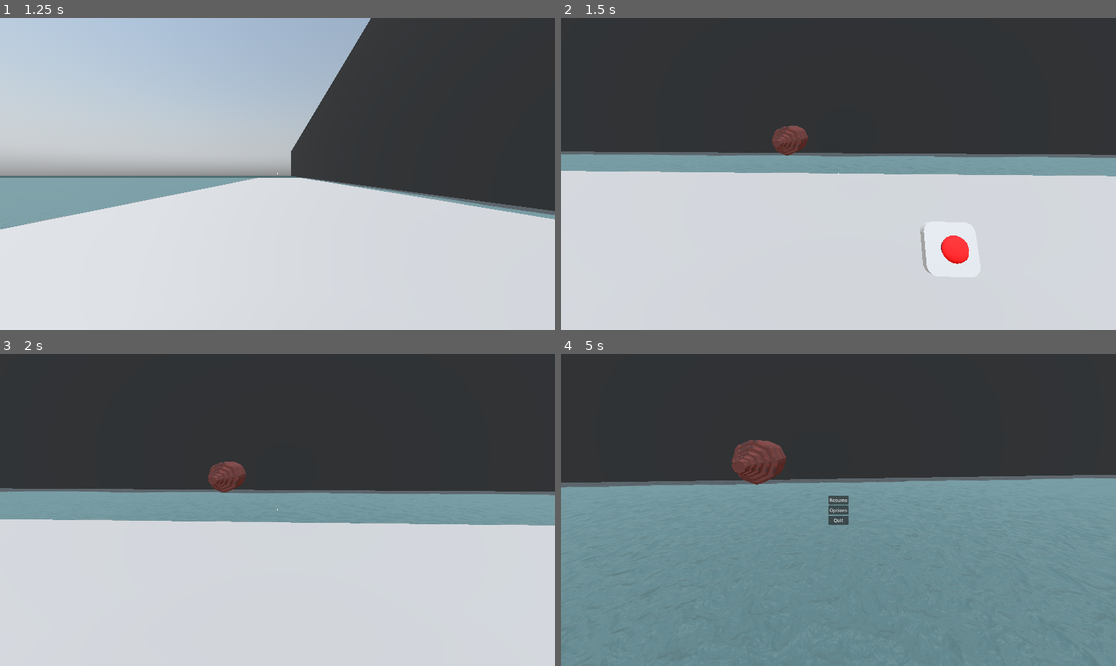
Above: before the commit, frames 1-4 (two rows, left to right).
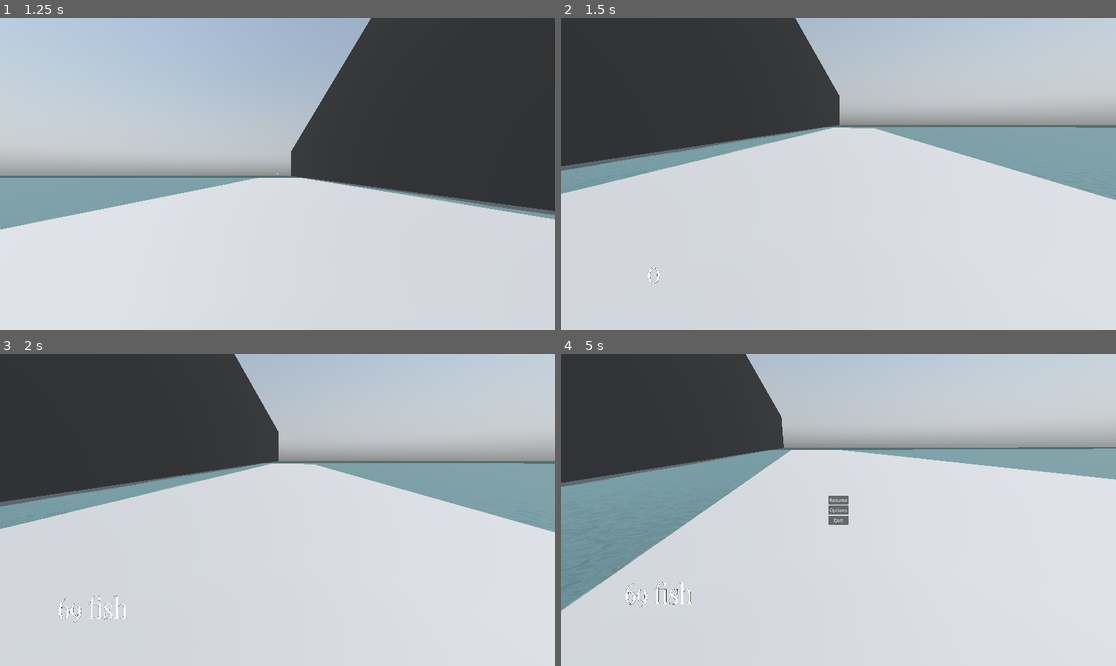
Above: after the commit, the same moments.

Repository: Nazsgull/FPS_Godot
Game: Godot game, scene res://scenes/UI/main_menu.tscn
Same seed, same stepped clock (60 frames per second), same inputs: the game is played once before the commit and once after it.
Inputs (mouse positions are in pixels of both pictures, inside the frame that each line leads up to):
- Up to frame 1 (1.25 s): click "Play" at 0.5 s
- Up to frame 2 (1.5 s): tap Enter (ui_accept) at 1.25 s; move the mouse to (866, 174) at 1.27 s; hold W (forward) from 1.28 s (still down); tap E (interact) at 1.35 s
- Up to frame 3 (2 s): keep holding W (forward); tap Enter (ui_accept) at 1.52 s
- Up to frame 4 (5 s): keep holding W (forward); move the mouse to (810, 510) at 2.02 s; tap Ctrl (crouch) at 2.1 s; tap Enter (ui_accept) at 2.27, 3.77, 4.52 s; tap E (interact) at 2.3, 2.85, 3.8, 4.55 s; move the mouse to (849, 503) at 2.77 s; move the mouse to (832, 516) at 3.52 s; click (832, 516) at 3.6 s; move the mouse to (877, 513) at 4.27 s; hold Shift (sprint) from 4.28 s (still down); tap Escape (Pause) at 4.9 s

Frame 1 is identical in both runs. In frame 2, 31% of the frame differs, in the area x 0-100%, y 0-86%; in frame 3, 33%; in frame 4, 80%, in the area x 0-100%, y 0-100%.

Commit message:
Banco de peces señalizado, pistón

Diff:
--- a/assets/materials/oxido_hierro.tres
+++ b/assets/materials/oxido_hierro.tres
@@ -13,7 +13,7 @@
 noise = SubResource("FastNoiseLite_k48at")
 
 [resource]
-albedo_color = Color(0.607843, 0.184314, 0.109804, 1)
+albedo_color = Color(0.415686, 0.113725, 0.0627451, 1)
 albedo_texture = SubResource("NoiseTexture2D_b0385")
 ao_enabled = true
 ao_light_affect = 1.0
--- a/scenes/maps/WaryWaters_WallMap.tscn
+++ b/scenes/maps/WaryWaters_WallMap.tscn
@@ -1,10 +1,11 @@
-[gd_scene load_steps=13 format=3 uid="uid://b2ddllldugrvc"]
+[gd_scene load_steps=14 format=3 uid="uid://b2ddllldugrvc"]
 
 [ext_resource type="PackedScene" uid="uid://g386sbqjtrjh" path="res://scenes/objects/water_plane.tscn" id="1_i0w1c"]
 [ext_resource type="Script" path="res://scripts/WaryWaters_WallMap.gd" id="1_yaoay"]
 [ext_resource type="PackedScene" uid="uid://cf6it4ih04vwy" path="res://scenes/objects/piston.tscn" id="2_f6ewe"]
 [ext_resource type="PackedScene" uid="uid://hob0odd0bhgw" path="res://scenes/objects/player.tscn" id="4_a02oc"]
 [ext_resource type="PackedScene" uid="uid://4asvsxmij85k" path="res://scenes/objects/button_fancy.tscn" id="5_jhipa"]
+[ext_resource type="PackedScene" uid="uid://c08w371nri2fs" path="res://scenes/objects/fish_bank.tscn" id="6_w2flc"]
 
 [sub_resource type="StandardMaterial3D" id="StandardMaterial3D_x07qw"]
 albedo_color = Color(0, 0, 0, 1)
@@ -78,4 +79,8 @@
 collision_layer = 4
 size = Vector3(20, 1, 200)
 
+[node name="Fish_bank" parent="." instance=ExtResource("6_w2flc")]
+transform = Transform3D(-4.37114e-08, 0, -1, 0, 1, 0, 1, 0, -4.37114e-08, -68, 9, 16)
+
 [connection signal="interacted" from="Button_fancy" to="Piston" method="_on_button_fancy_interacted"]
+[connection signal="interacted" from="Button_fancy" to="Fish_bank" method="donate_1fish"]
--- /dev/null
+++ b/scenes/objects/fish_bank.tscn
@@ -0,0 +1,17 @@
+[gd_scene load_steps=3 format=3 uid="uid://c08w371nri2fs"]
+
+[ext_resource type="Script" path="res://scripts/fish_bank_manager.gd" id="1_w0w5n"]
+
+[sub_resource type="PlaneMesh" id="PlaneMesh_4v25h"]
+
+[node name="Fish_bank" type="Node3D" groups=["Bank"]]
+script = ExtResource("1_w0w5n")
+
+[node name="Label3D" type="Label3D" parent="."]
+transform = Transform3D(1, 0, 0, 0, 1, 0, 0, 0, 1, 0, 0, 0.01)
+text = "0"
+width = 2000.0
+
+[node name="MeshInstance3D" type="MeshInstance3D" parent="."]
+transform = Transform3D(0.3, 0, 0, 0, -4.37114e-08, 0.15, 0, 1, 6.55671e-09, 0, 0, 0)
+mesh = SubResource("PlaneMesh_4v25h")
--- a/scenes/objects/piston.tscn
+++ b/scenes/objects/piston.tscn
@@ -348,7 +348,6 @@
 }
 
 [node name="Piston" type="Node3D"]
-transform = Transform3D(1, 0, 0, 0, 1, 0, 0, 0, 1, 0, 0, 0)
 script = ExtResource("1_lnyyp")
 
 [node name="piston_1" parent="." instance=ExtResource("1_4leyo")]
--- a/scenes/objects/player.tscn
+++ b/scenes/objects/player.tscn
@@ -6,6 +6,7 @@
 [ext_resource type="Texture2D" uid="uid://do64ecvqhjot" path="res://assets/textures/UI/puntero.png" id="3_e6h1u"]
 [ext_resource type="PackedScene" uid="uid://bxo86lh5sr6kc" path="res://scenes/parts/equippables_bar.tscn" id="4_gah6f"]
 [ext_resource type="PackedScene" uid="uid://dysy8vo5eoybp" path="res://scenes/UI/Inventory/inventory_grid_menu.tscn" id="5_q2cgs"]
+[ext_resource type="FontFile" uid="uid://c2aqepmm6c8c1" path="res://assets/fonts/PlayfairDisplay-VariableFont_wght.ttf" id="7_bnmlf"]
 
 [sub_resource type="CapsuleShape3D" id="CapsuleShape3D_pikys"]
 
@@ -106,3 +107,15 @@
 libraries = {
 "": SubResource("AnimationLibrary_03bfd")
 }
+
+[node name="fishcount_display" type="Label3D" parent="."]
+transform = Transform3D(8.1, 0, 0, 0, 9.8, 0, 0, 0, 1, -1.6, 0.55653, -1.5)
+pixel_size = 0.0001
+text = "0"
+font = ExtResource("7_bnmlf")
+font_size = 256
+outline_size = 5
+
+[node name="fishcount_updater" type="Timer" parent="."]
+
+[connection signal="timeout" from="fishcount_updater" to="." method="_on_timer_timeout"]
--- /dev/null
+++ b/scripts/fish_bank_manager.gd
@@ -0,0 +1,44 @@
+extends Node3D
+@onready var fish_label = $Label3D
+@onready var player = get_tree().get_first_node_in_group("player")
+
+var fish_actual : int = 3
+var fish_upkeep : int = 1
+
+signal in_debt_s
+
+var in_debt : bool = fish_actual < 0
+var default_label_color : Color = Color.DARK_GRAY
+var debt_label_color : Color = Color.CRIMSON
+
+var days : int = 0
+
+func get_fish_upkeep() -> int:
+	return fish_upkeep
+
+func _ready():
+	_update_text()
+
+func _day_pass()-> void:
+	fish_actual = fish_actual - fish_upkeep
+	_update_text()
+	days += 1
+
+func _update_text()-> void:
+	fish_label.text = (str(fish_actual) + "[-" + str(fish_upkeep) + "]")
+	if (in_debt):
+		fish_label.set("theme_override_colors/font_color",debt_label_color)
+		emit_signal("in_debt_s")
+	else:
+		fish_label.set("theme_override_colors/font_color",default_label_color)
+
+
+func donate_1fish(a) -> void:
+	var player_fish : int = player.get_fish()
+	if(player_fish - 1 > 0):
+		fish_actual += 1
+		player.set_fish(player_fish-1)
+
+
+func _process(_delta):
+	_update_text()
--- a/scripts/player.gd
+++ b/scripts/player.gd
@@ -32,12 +32,12 @@
 @onready var crouching_collision_shape = $crouching_collision_shape
 @onready var ray_cast_3d = $uncrouching_raycast
 
+#Pause
 var paused = false
 @onready var pause_menu = $head/Camera3D/PauseMenu
 @onready var pointer = $pointer
 
 @onready var equippables_bar = $head/Camera3D/equippables_bar
-
 
 enum player_mov_states {
 	CROUCHING,
@@ -49,10 +49,12 @@
 var current_mov_state : player_mov_states = player_mov_states.WALKING
 # Get the gravity from the project settings to be synced with RigidBody nodes.
 var gravity = ProjectSettings.get_setting("physics/3d/default_gravity")
+@onready var fishcount_updater = $fishcount_updater
 
 func _ready():
 	if capture_mouse:
 		Input.set_mouse_mode(Input.MOUSE_MODE_CAPTURED)
+	fishcount_updater.start()
 
 func handle_pickup(scene_path:String):
 	equippables_bar.add_tool(scene_path)
@@ -60,9 +62,19 @@
 
 func _input(event):
 	if event is InputEventMouseMotion and !paused:
-		rotate_y(deg_to_rad(-event.relative.x * mouse_sens))
-		head.rotate_x(deg_to_rad(event.relative.y * mouse_sens * invert_y_look))
-		head.rotation.x = clamp(head.rotation.x, deg_to_rad(-89), deg_to_rad(89))
+		_rotate_head(event)
+		_rotate_fishcount_display(event)
+
+func _rotate_head(event: InputEventMouseMotion)->void:
+	rotate_y(deg_to_rad(-event.relative.x * mouse_sens))
+	head.rotate_x(deg_to_rad(event.relative.y * mouse_sens * invert_y_look))
+	head.rotation.x = clamp(head.rotation.x, deg_to_rad(-89), deg_to_rad(89))
+
+func _rotate_fishcount_display(event: InputEventMouseMotion)->void:
+	rotate_y(deg_to_rad(-event.relative.x * mouse_sens))
+	fishcount_display.rotate_x(deg_to_rad(event.relative.y * mouse_sens * invert_y_look))
+	fishcount_display.rotation.x = clamp(head.rotation.x, deg_to_rad(-89), deg_to_rad(89))
+
 
 func _set_state(new_state : player_mov_states) -> void:
 	current_mov_state = new_state
@@ -150,8 +162,6 @@
 		velocity.z = lerp(velocity.z,direction.z * current_speed, delta * air_lerp_speed)
 	move_and_slide()
 
-
-
 func _physics_process(delta):
 	if Input.is_action_just_pressed("Pause"):
 		handle_pause()
@@ -162,3 +172,21 @@
 	if not is_on_floor():
 		velocity.y -= gravity * delta
 	get_input(delta)
+
+#FISH AREA
+@export var fishcount: int = 69
+@onready var fishcount_display = $fishcount_display
+@onready var bank = get_tree().get_first_node_in_group("Bank")
+
+func get_fish():
+	return fishcount
+
+func set_fish(new_fish: int)-> void:
+	fishcount = new_fish
+	_update_fishcount_display()
+
+func _update_fishcount_display():
+	fishcount_display.text = (str(fishcount)+" fish")
+
+func _on_timer_timeout():
+	_update_fishcount_display()
Binary file added: assets/fonts/PlayfairDisplay-VariableFont_wght.ttf
Not shown, added: assets/fonts/PlayfairDisplay-VariableFont_wght.ttf.import
Not shown: 1 places in scenes/objects/player.tscn that only renumber resources
